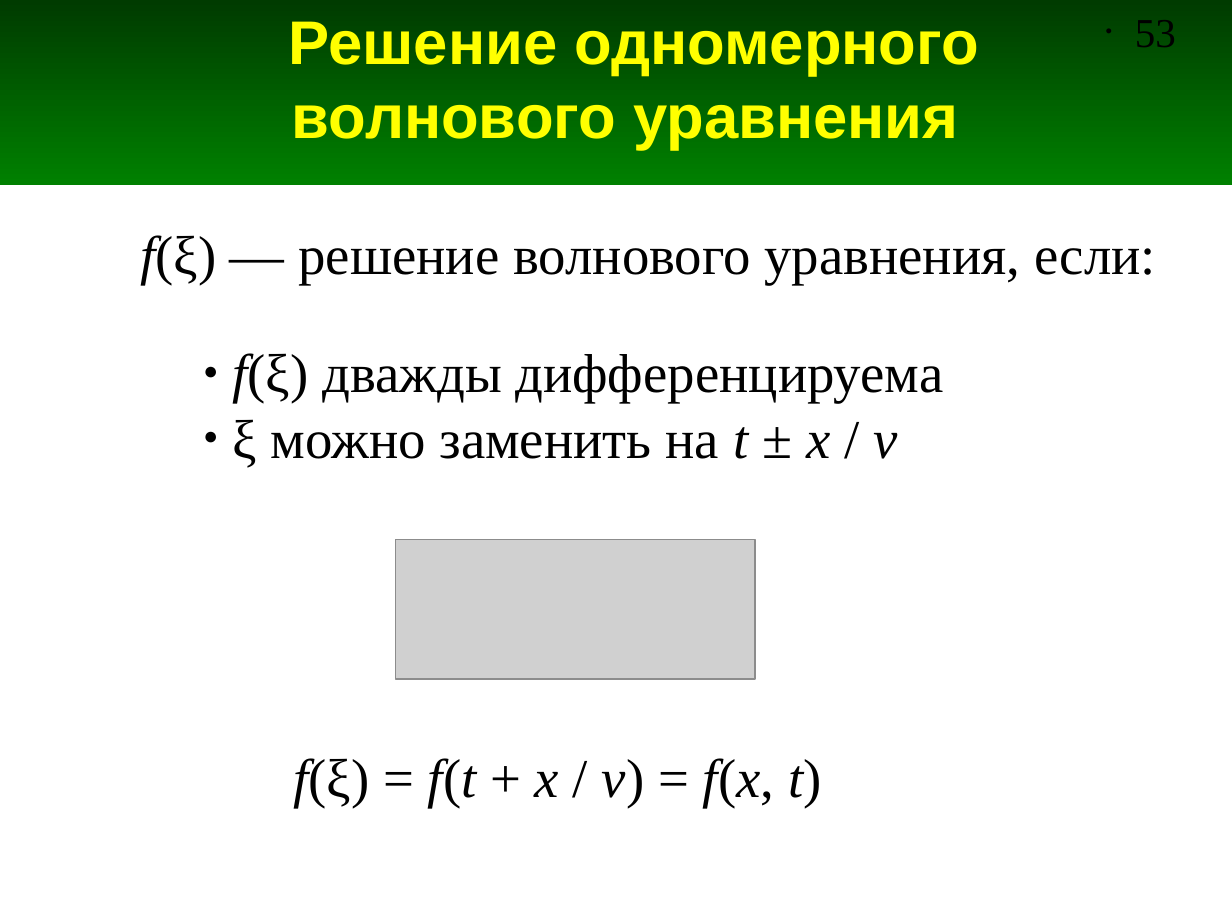
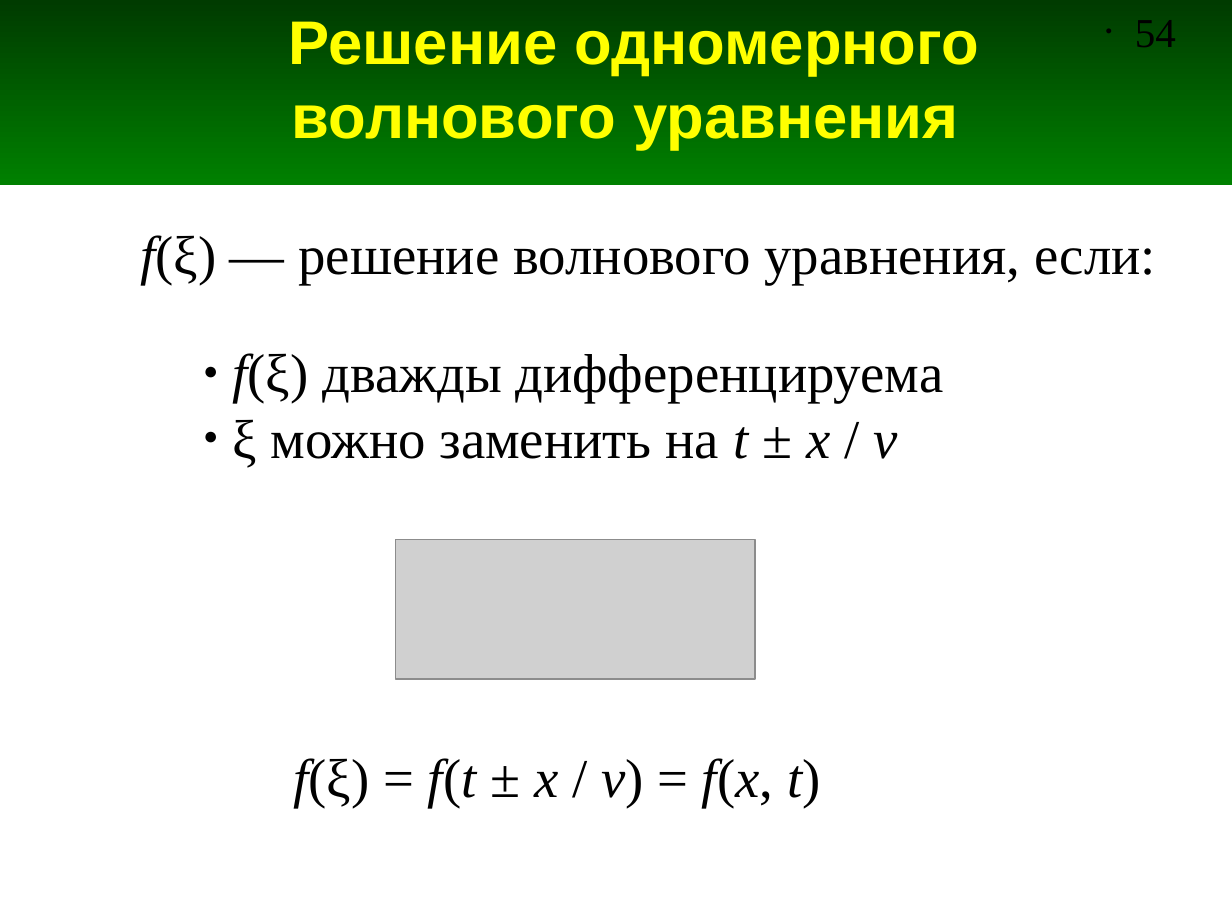
Before and after one commit to andris0147sv/modelling, a slide deck: slide 54 of presentations/2. FDTD.odp (slide 53 before the commit). Drawn at 1232x924 pixels with LibreOffice and Linux fonts; fonts in the diff are those of the drawing; grey boxes stand for pictures. Boxes give left, top, right and bottom in pixels: in the first picture for what was removed or moved away, otherwise in the second. Text is boxed around its words. In the diff, an @@ line names an element or a change of style, - is before the commit and + after.

```diff
--- a/presentations/2. FDTD.odp
+++ b/presentations/2. FDTD.odp
@@ page number at (1135, 20, 1176, 47): text changed @@
-• 53
+• 54
@@ text at (293, 758, 820, 808): text changed @@
-f(ξ) = f(t + x / v) = f(x, t)
+f(ξ) = f(t ± x / v) = f(x, t)
```
Also in this commit, not shown: 7 other slides changed, 14 slides added.
